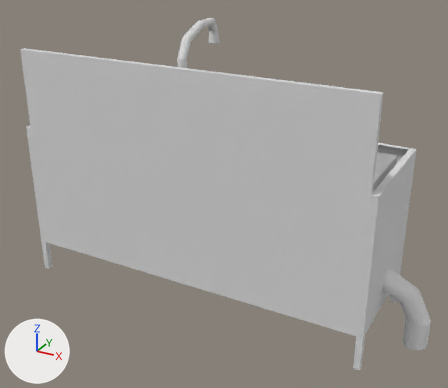
Before and after pictures for a commit that changed the FBX model Assets/MayaCreationHourFinalized/sink.fbx.
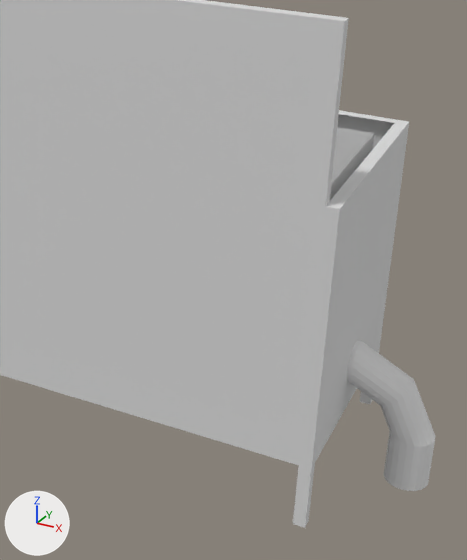
Each version appears first whole from a 50 mm lens placed at (4.97, -3.42, 1.77), pointed at (3.14, -0.09, 0.1), and next in a close-up on the part from 43% to 100% of the width and 21% to 100% of the height. Lighting does not change. The marker at lower left points along +X, +Y and +Z. Where no turn or scale is listed for an object, it has been applied to the vertices. Vertices at the same position are counted once.

The first close-up shows 'sink'.
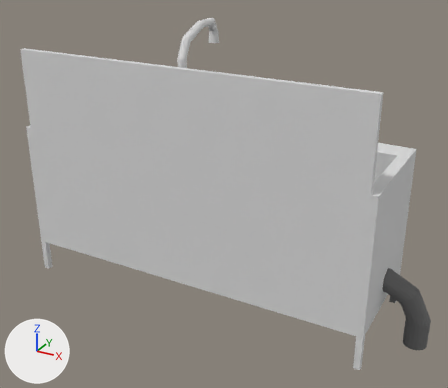
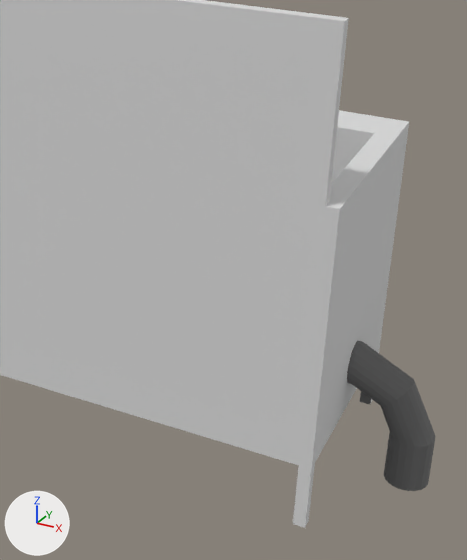
Changed parts and their boxes (x1, y1, x2, y2) in the close-ups (467 x 560 px):
part 1 of me_mesh, built on
    before: (337, 111, 397, 148)
    after: (329, 111, 397, 202)
part 2 of me_mesh, recoloured
    both: (360, 391, 371, 404)
part 3 of me_mesh, recoloured
    both: (347, 341, 435, 491)

Diff of the bpy script that builds the scene:
```diff
--- a/Assets/MayaCreationHourFinalized/sink.fbx.py
+++ b/Assets/MayaCreationHourFinalized/sink.fbx.py
@@ mat_darkmetal @@
+mat_darkmetal = principled_material('darkMetal')
+mat_darkmetal.base_color = (0.14, 0.14, 0.14)  # dark grey #696969
+mat_darkmetal.roughness = 0.749
@@ me_mesh @@
 # used by ob_sink; location = (3.15, 0.0, 0.267)
-me_mesh.from_pydata(...)  # 1157 vertices, 1017 faces; spans x -1.4..1.4, y -0.43..0.43, z -0.95..0.95
+me_mesh.from_pydata(...)  # 1198 vertices, 1068 faces; spans x -1.4..1.4, y -0.43..0.43, z -0.95..0.95
+# me_mesh part 1
+# 59 faces are deleted
+# 28 vertices are added at x -0.22..-0.13, y -0.43..0.25, z -0.32..0.56
+# 13 new vertices lie (-1.21, 0.0, 0.0) away from vertices in x 1.06, y -0.43..0.43, z -0.72..0.72
+# 50 new faces join them, mat_preptablemetal (light grey #dcdcdc)
+# 60 new faces join them, mat_darkmetal (dark grey #696969)
+# me_mesh part 2: 69 faces spanning x -1.0..1.1, y -0.39..0.42, z -0.95..-0.22 switch from mat_preptablemetal (light grey #dcdcdc) to mat_darkmetal (dark grey #696969)
+# me_mesh part 3: 491 faces spanning x -1.02..1.4, y -0.39..0.08, z -0.95..0.5 switch from mat_standardsurface1 (white #e7e7e7) to mat_darkmetal (dark grey #696969)
```
